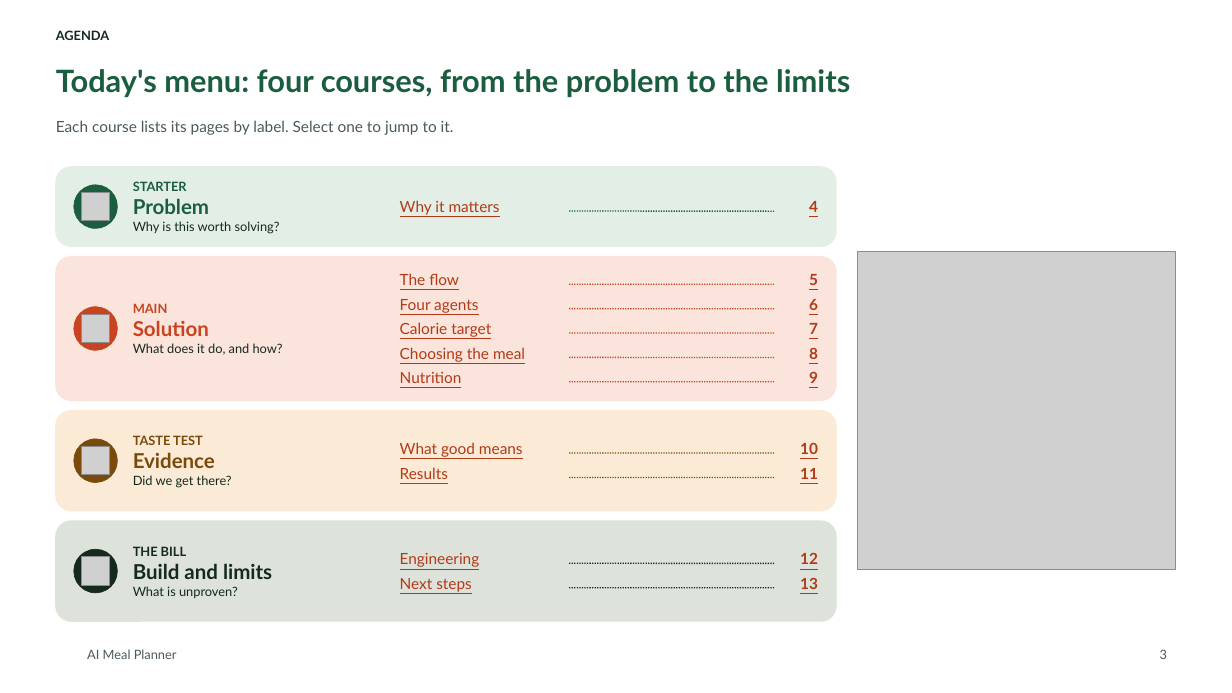
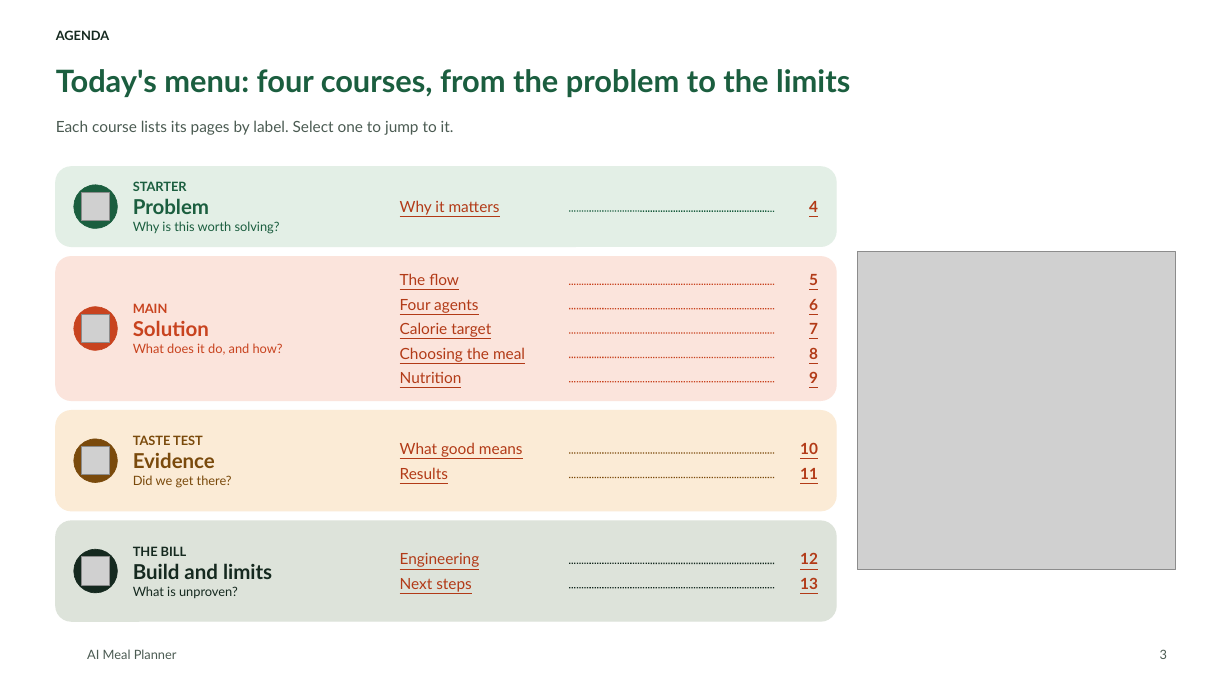
Before and after one commit to tuannm3812/ai-meal-planner, a slide deck: slide 3 of docs/showcase/ai-meal-planner-deck.pptx. Drawn at 1232x693 pixels with LibreOffice and Linux fonts; fonts in the diff are those of the drawing; grey boxes stand for pictures; background and template pictures are left out. Boxes give left, top, right and bottom in pixels: in the first picture for what was removed or moved away, otherwise in the second. Text is boxed around its words. In the diff, an @@ line names an element or a change of style, - is before the commit and + after.

```diff
--- a/docs/showcase/ai-meal-planner-deck.pptx
+++ b/docs/showcase/ai-meal-planner-deck.pptx
@@ text at (x1=133, y1=221, x2=280, y2=234): text colour #15291F to #1B5E3F in "Why is this worth solving?" @@
@@ text at (x1=133, y1=343, x2=283, y2=355): text colour #15291F to #C8431F in "What does it do, and how?" @@
@@ text at (x1=133, y1=475, x2=232, y2=488): text colour #15291F to #7A4A0C in "Did we get there?" @@
```
Also in this commit, not shown: 2 other files.
